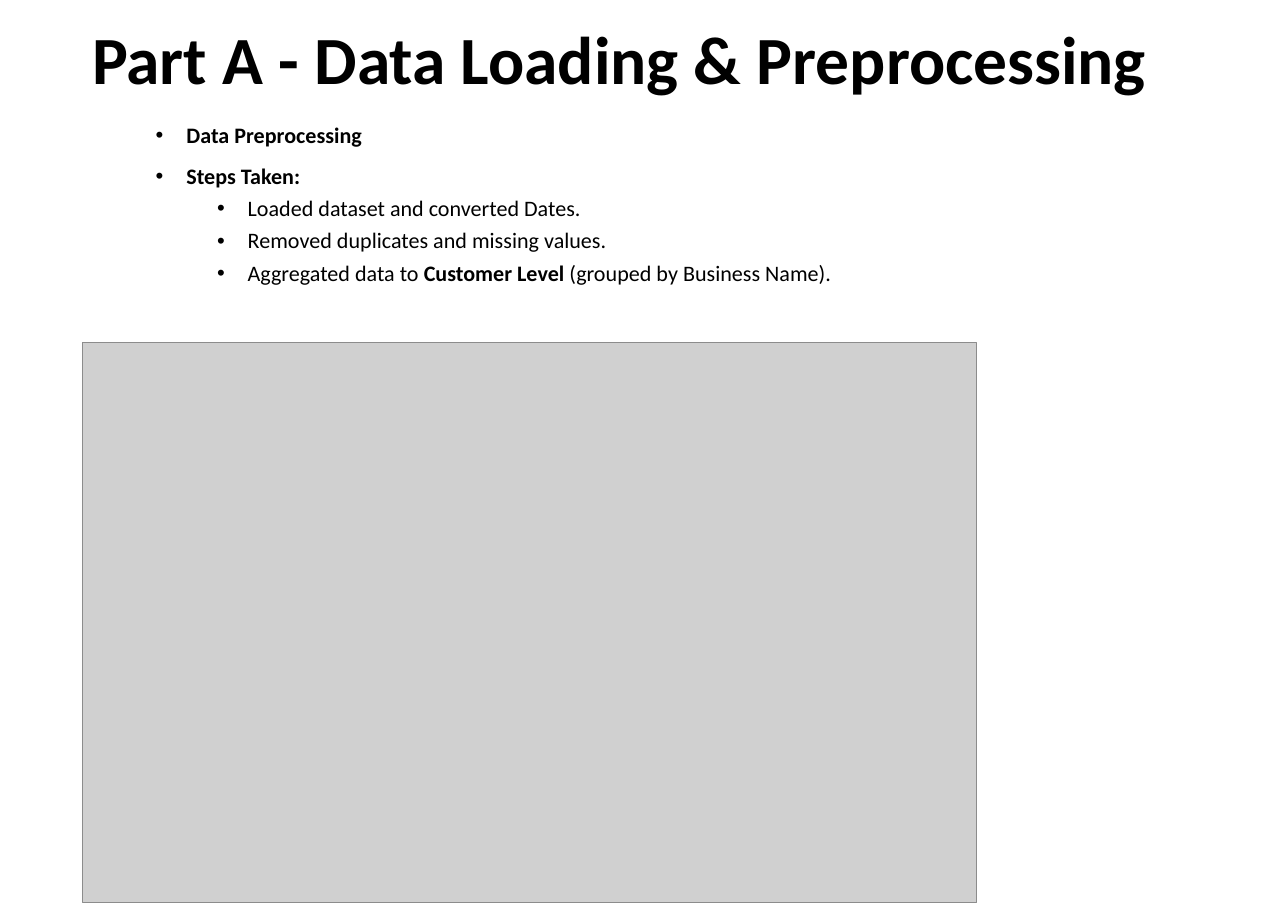
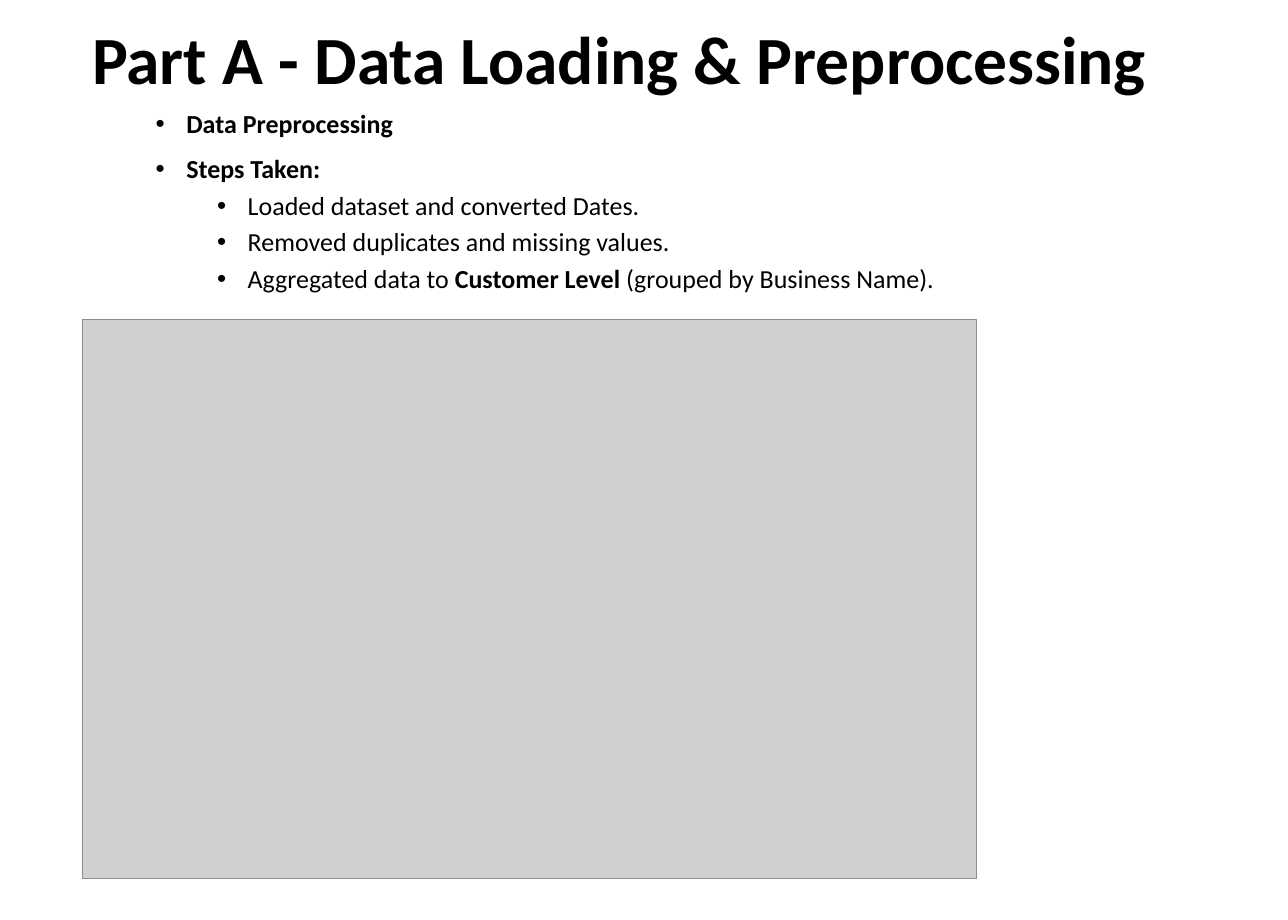
Before and after one commit to Aijuka-Josbert/Nigerian-ecommerce, a slide deck: slide 3 of Aijuka Josbert.pptx. Drawn at 1288x920 pixels with LibreOffice and Linux fonts; fonts in the diff are those of the drawing; grey boxes stand for pictures. Boxes give left, top, right and bottom in pixels: in the first picture for what was removed or moved away, otherwise in the second. Text is boxed around its words. In the diff, an @@ line names an element or a change of style, - is before the commit and + after.

```diff
--- a/Aijuka Josbert.pptx
+++ b/Aijuka Josbert.pptx
@@ text "Data Preprocessing": place and size @@
-text "Data Preprocessing" at (186,127,831,285)
+text "Data Preprocessing" at (186,115,933,293)
@@ text "Data Preprocessing" at (186,115,933,293): size 17 to 20 pt @@
@@ picture: place and size @@
-picture at (83,343,977,903)
+picture at (83,319,977,879)
```
Also in this commit, not shown: 3 other slides changed, 1 other file.
